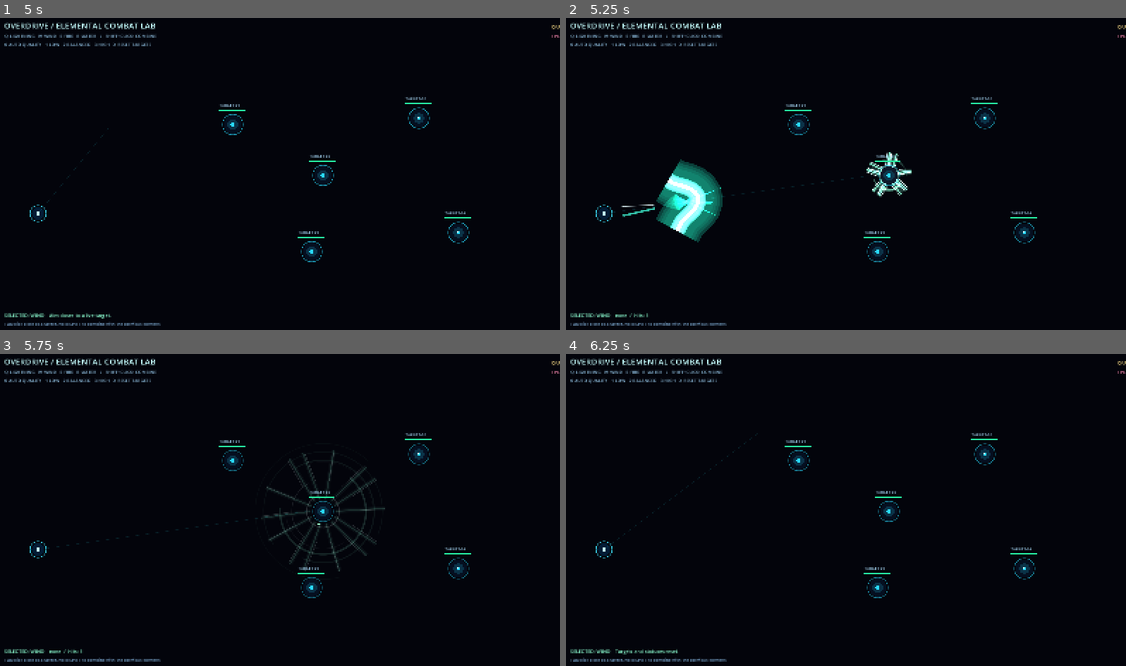
Above: before the commit, frames 1-4 (two rows, left to right).
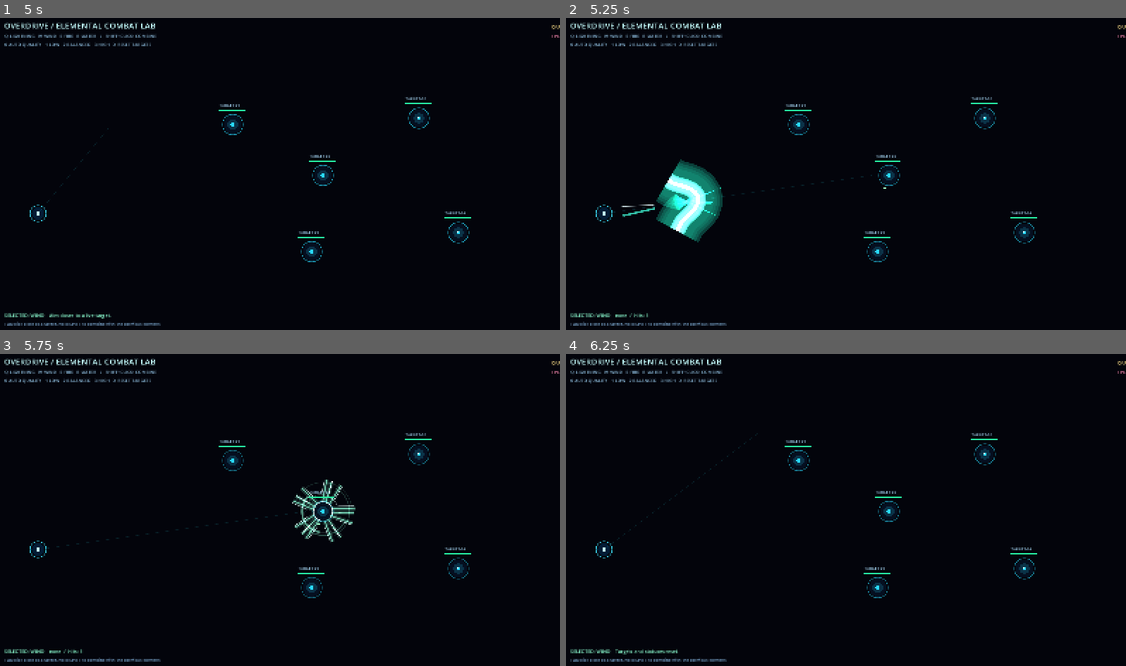
Above: after the commit, the same moments.

Repository: rifatsidik/elemental-overdrive
Game: Godot game, scene res://scenes/elemental_combat_lab.tscn
Same seed, same stepped clock (60 frames per second), same inputs: the game is played once before the commit and once after it. This scene is started directly instead of the project's main scene.
Inputs (mouse positions are in pixels of both pictures, inside the frame that each line leads up to):
- Up to frame 1 (5 s): tap Enter at 0.5, 2, 3.5 s; move the mouse to (403, 158) at 0.52 s; hold D 0.53-1.28 s; tap Q at 0.6 s; click (403, 158) at 0.67 s; tap Space at 1.25, 2.75, 4.25 s; move the mouse to (162, 192) at 1.27 s; hold S 1.28-2.03 s; tap E at 1.35 s; move the mouse to (336, 105) at 2.02 s; hold D 2.03-2.78 s; tap R at 2.1 s; move the mouse to (252, 239) at 2.77 s; hold W 2.78-3.53 s; tap 0 at 2.85 s; click (252, 239) at 2.92 s; move the mouse to (448, 223) at 3.52 s; hold A from 3.53 s (still down); tap 1 at 3.6 s; move the mouse to (106, 127) at 4.27 s; tap 2 at 4.35 s
- Up to frame 2 (5.25 s): move the mouse to (874, 174) at 5.02 s; release A at 5.03 s; hold S from 5.03 s (still down); tap 3 at 5.1 s; click (874, 174) at 5.17 s
- Up to frame 3 (5.75 s): keep holding S
- Up to frame 4 (6.25 s): move the mouse to (762, 432) at 5.77 s; release S at 5.78 s; hold D from 5.78 s (still down); tap X at 5.85 s

Frame 1 is identical in both runs. In frame 2, 0.4% of the frame differs, in the area x 53-62%, y 42-58%; in frame 3, 1.5%, in the area x 46-69%, y 30-70%; in frame 4, nothing differs.

Commit message:
Sequence elemental projectile travel before impact visuals

Diff:
--- a/scripts/visuals/element_vfx_router.gd
+++ b/scripts/visuals/element_vfx_router.gd
@@ -70,18 +70,26 @@
 			color = Color(0.78, 0.92, 1.0, 1.0)
 		var strength := _strength_from_damage(float(result.get("damage", 10.0))) * _element_size_multiplier(effect_element)
 		if effect_element == &"fire" or effect_element == &"water" or effect_element == &"wind":
-			_spawn_projectile(effect_element, source_local, target_local, strength, color)
+			if _spawn_projectile(effect_element, source_local, target_local, strength, color):
+				continue
 		_spawn_effect(effect_element, target_local, source_local - target_local, strength, color)
 
-func _spawn_projectile(element_id: StringName, source: Vector2, target: Vector2, strength: float, color: Color) -> void:
+func _spawn_projectile(element_id: StringName, source: Vector2, target: Vector2, strength: float, color: Color) -> bool:
 	if source.distance_to(target) < 20.0 or get_child_count() >= max_active_effects:
-		return
+		return false
 	_sequence += 1
 	var projectile = PROJECTILE_SCRIPT.new()
 	projectile.name = "ProjectileVFX_%s_%03d" % [String(element_id), _sequence]
 	projectile.position = source
 	add_child(projectile)
+	projectile.arrived.connect(_on_projectile_arrived)
 	projectile.configure(element_id, target - source, strength, int((Time.get_ticks_usec() + _sequence * 7919) % 2147483647), layer_budget, color)
+	return true
+
+func _on_projectile_arrived(element_id: StringName, target: Vector2, source: Vector2, strength: float, color: Color) -> void:
+	if get_child_count() >= max_active_effects:
+		return
+	_spawn_effect(element_id, target, source - target, strength, color)
 
 func _spawn_effect(element_id: StringName, origin: Vector2, source_offset: Vector2, strength: float, color: Color) -> void:
 	_sequence += 1
